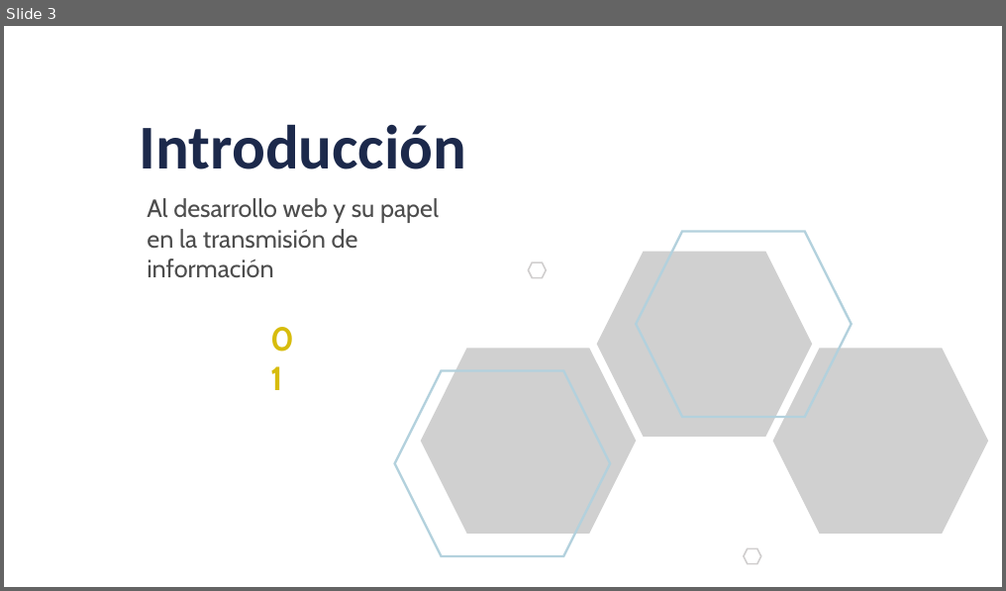
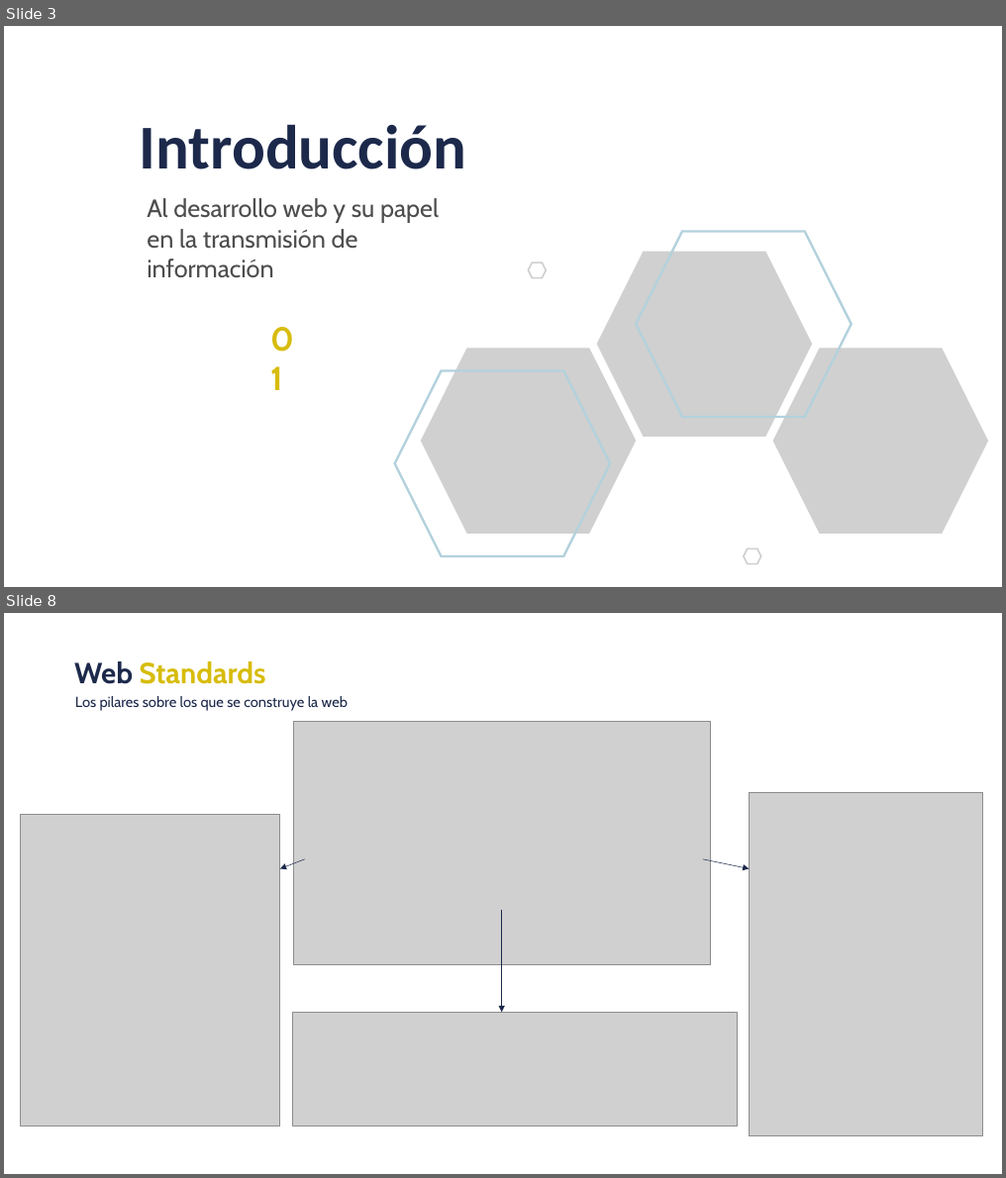
Before and after one commit to dqnid/uxcale-usal-front-presentation, a slide deck: AXPE_FRONT_TallerUSAL_.pptx. Shown one above the other, each under a label of ours: slide 3 before the commit, slides 3 and 8 after it; the slides between them are not shown. The pictures are 1006x591 and 1006x1178 pixels, drawn with LibreOffice and Linux fonts; fonts in the diff are those of the drawing; grey boxes stand for pictures; background and template pictures are left out. Boxes give left, top, right and bottom in pixels: in the first picture for what was removed or moved away, otherwise in the second. Text is boxed around its words. In the diff, an @@ line names an element or a change of style, - is before the commit and + after.

```diff
--- a/AXPE_FRONT_TallerUSAL_.pptx
+++ b/AXPE_FRONT_TallerUSAL_.pptx
@@ slide 8 added at (4,613,1002,1174), background #FFFFFF @@
@@ text added at (74,662,266,684), 28 pt, text #D7BC0C, bold @@
+Web Standards
@@ text added at (75,696,348,711), 14 pt, text #1C294B @@
+Los pilares sobre los que se construye la web
@@ picture added at (294,722,710,965) @@
@@ picture added at (21,814,280,1127) @@
@@ picture added at (748,792,983,1137) @@
@@ arrow added from (305, 860) to (280, 869), #1C294B 0.5 pt @@
@@ arrow added from (703, 860) to (748, 869), #1C294B 0.5 pt @@
@@ arrow added from (502, 909) to (502, 1012), #1C294B 0.5 pt @@
@@ picture added at (292,1012,737,1127) @@
```
Also in this commit, not shown: 4 slides changed, 2 other slides added, 1 slide removed, 13 other files.
